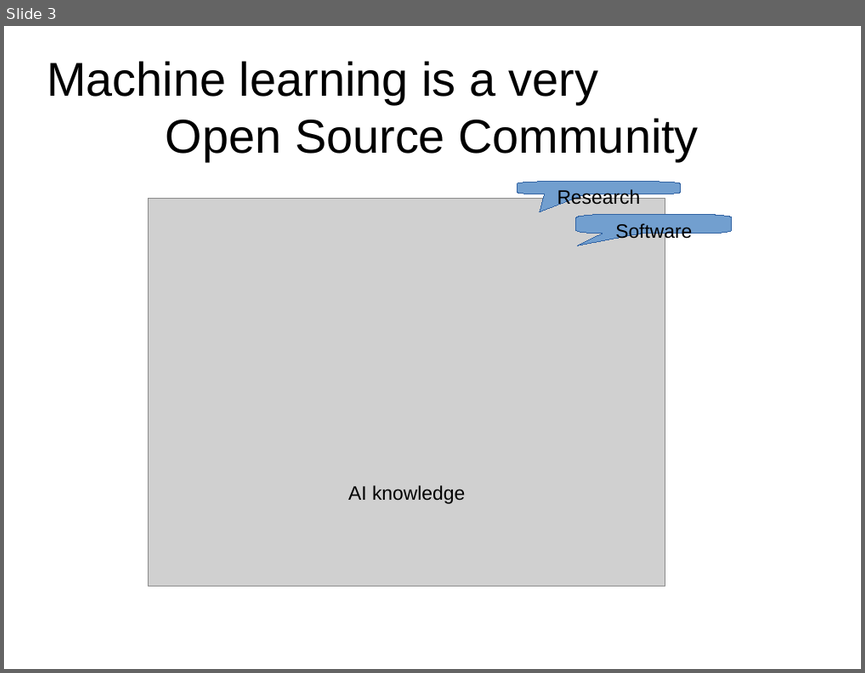
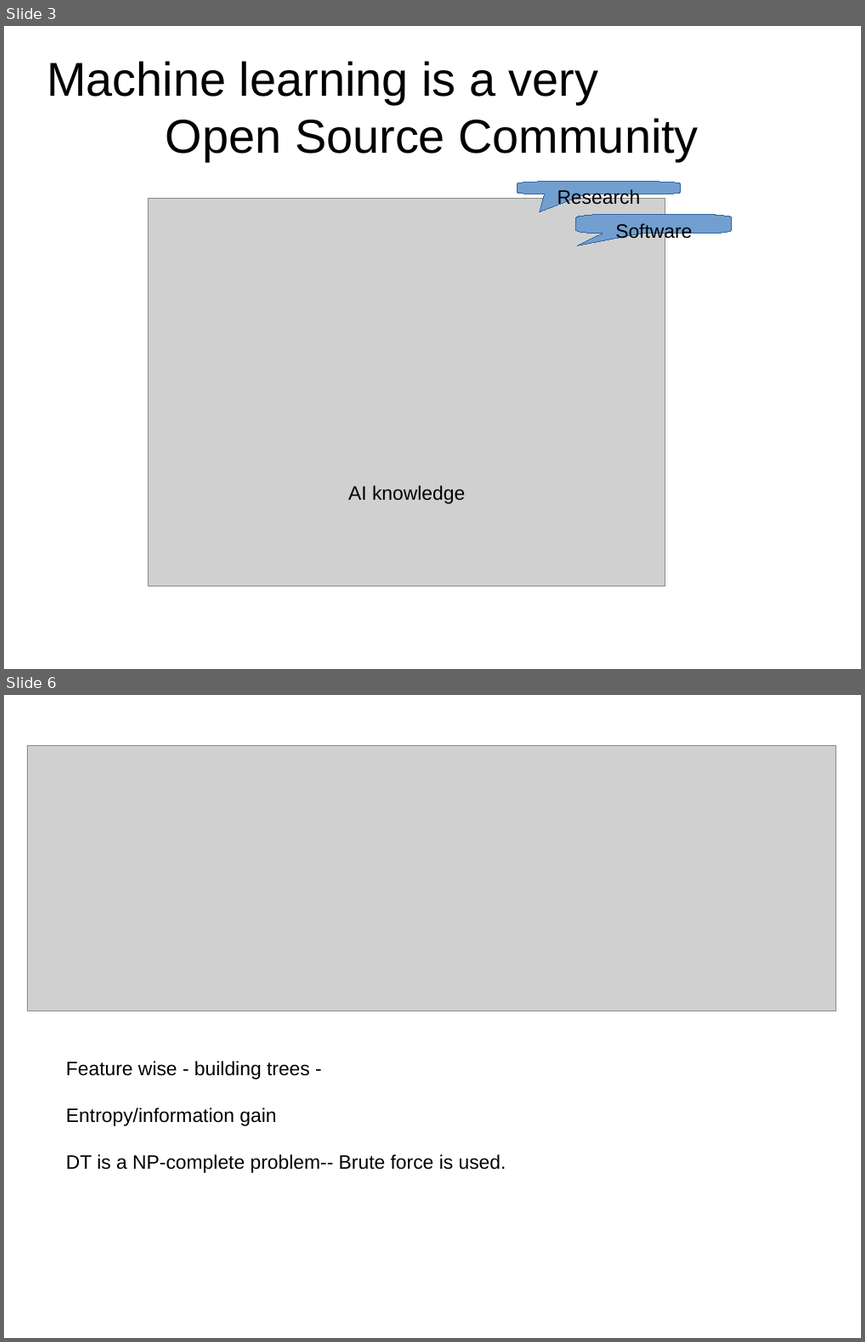
Before and after one commit to tanmoyAtb/data_models, a slide deck: models.pptx. Shown one above the other, each under a label of ours: slide 3 before the commit, slides 3 and 6 after it; the slides between them are not shown. The pictures are 865x673 and 865x1342 pixels, drawn with LibreOffice and Linux fonts; fonts in the diff are those of the drawing; grey boxes stand for pictures. Boxes give left, top, right and bottom in pixels: in the first picture for what was removed or moved away, otherwise in the second. Text is boxed around its words. In the diff, an @@ line names an element or a change of style, - is before the commit and + after.

```diff
--- a/models.pptx
+++ b/models.pptx
@@ slide 6 added at (4, 695, 861, 1338), background #FFFFFF @@
@@ picture added at (27, 745, 837, 1010) @@
@@ text added at (66, 1061, 506, 1173), 18 pt, text #000000 @@
+Feature wise - building trees -
+Entropy/information gain
+DT is a NP-complete problem-- Brute force is used.
```
Also in this commit, not shown: 14 other slides added, 1 slide removed, 4 other files.
